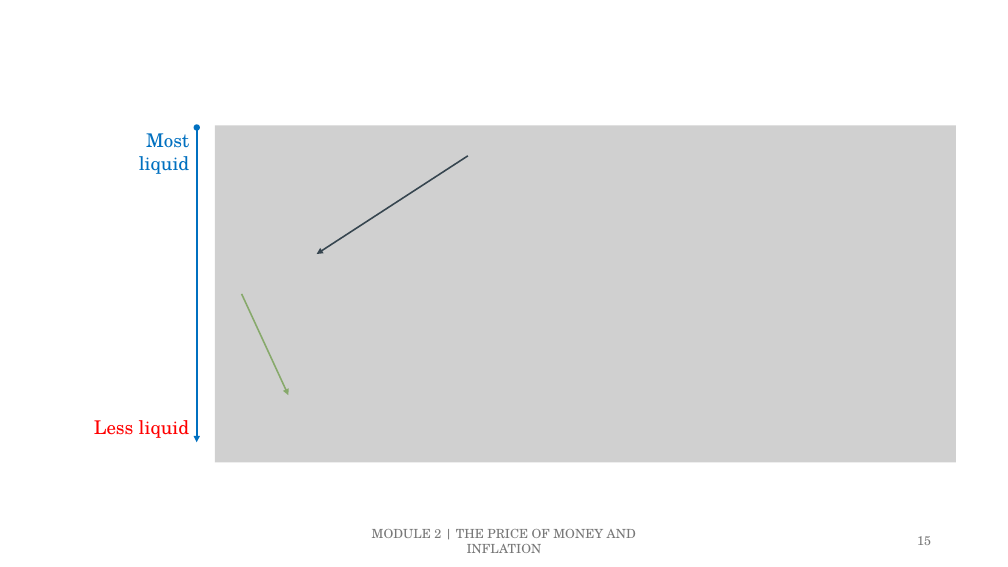
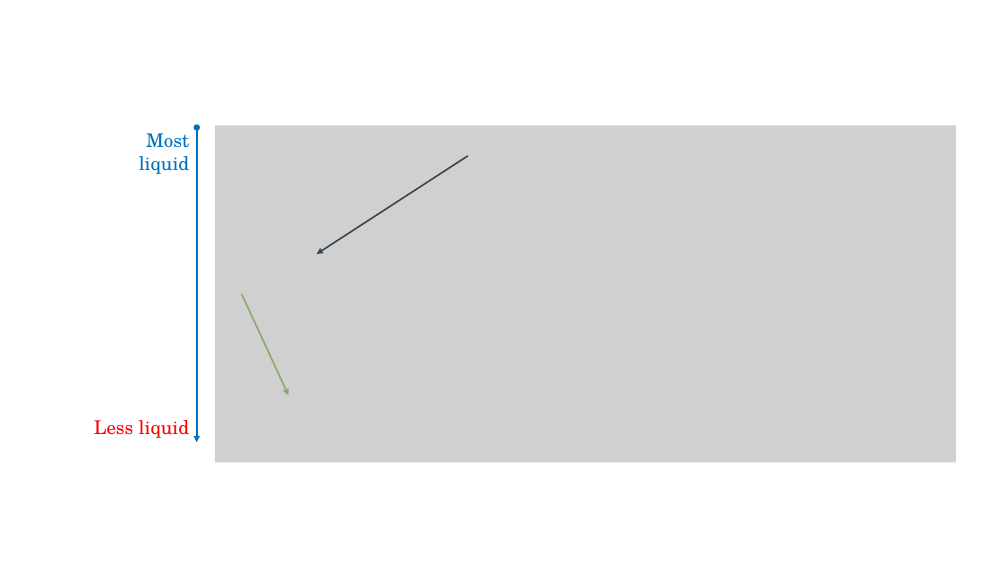
Before and after one commit to ncachanosky/ECON-3320-online, a slide deck: slide 15 of figures/figures.pptx. Drawn at 1008x567 pixels with LibreOffice and Linux fonts; fonts in the diff are those of the drawing; grey boxes stand for pictures. Boxes give left, top, right and bottom in pixels: in the first picture for what was removed or moved away, otherwise in the second. Text is boxed around its words. In the diff, an @@ line names an element or a change of style, - is before the commit and + after.

```diff
--- a/figures/figures.pptx
+++ b/figures/figures.pptx
@@ text removed at [372,529,636,553] @@
-MODULE 2 | THE PRICE OF MONEY AND INFLATION
@@ page number removed at [917,536,931,545] @@
-15
```
Also in this commit, not shown: 4 other slides changed, 19 slides added, 32 other files.
